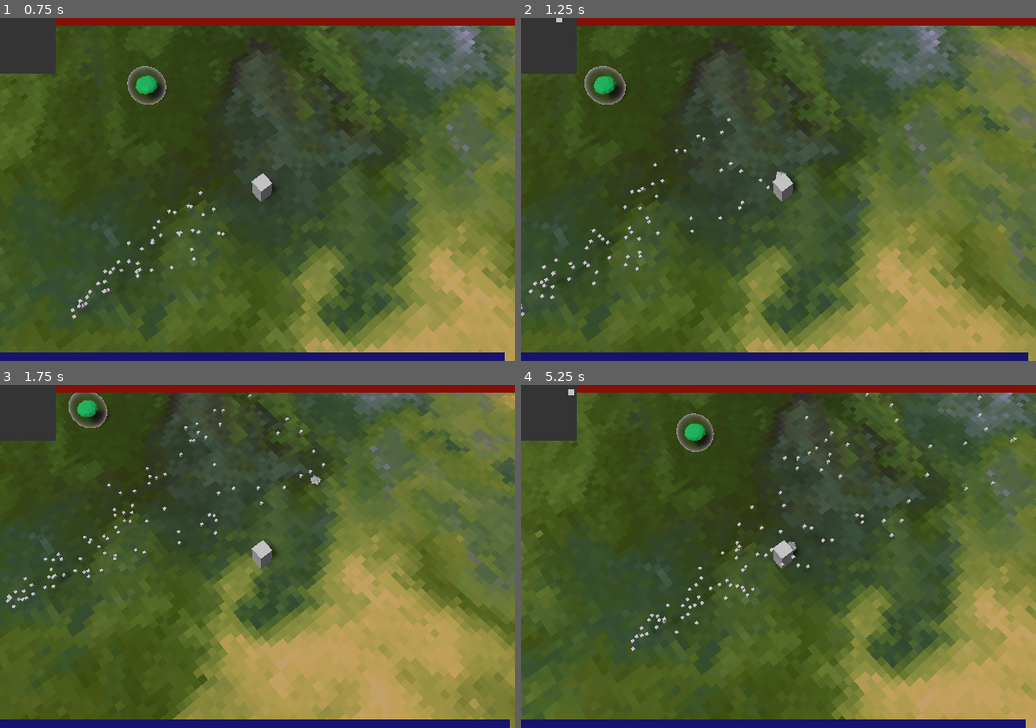
Above: before the commit, frames 1-4 (two rows, left to right).
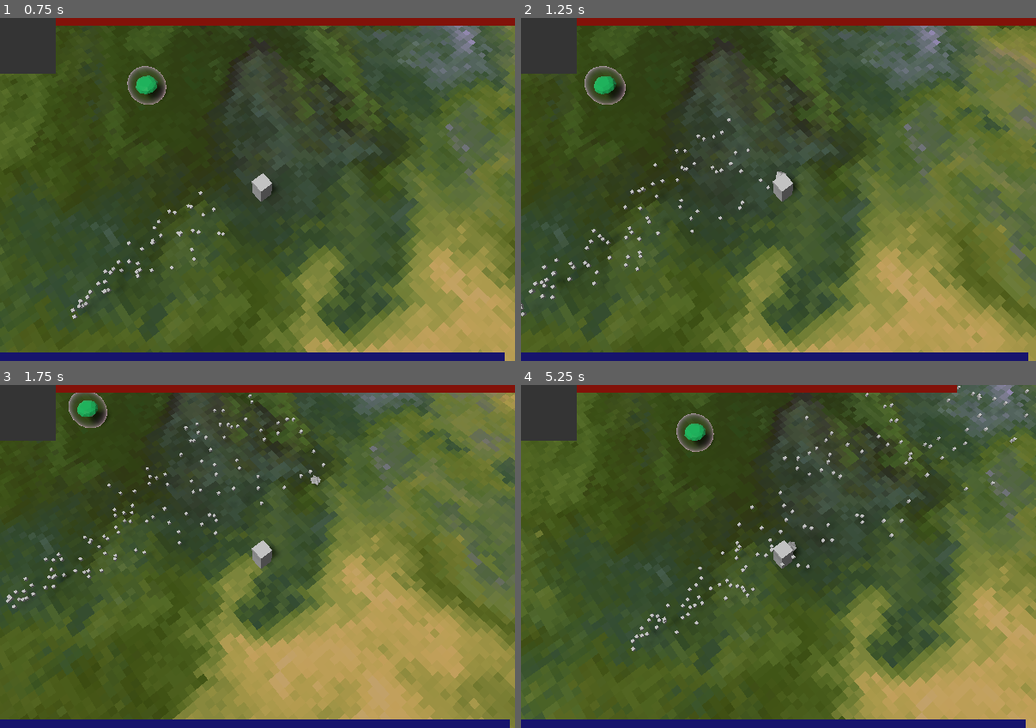
Above: after the commit, the same moments.

Repository: DominicSimone/particle-wizard
Game: Godot game, scene res://main.tscn
Same seed, same stepped clock (60 frames per second), same inputs: the game is played once before the commit and once after it.
Inputs (mouse positions are in pixels of both pictures, inside the frame that each line leads up to):
- Up to frame 1 (0.75 s): move the mouse to (370, 172) at 0.52 s; hold D (move_right) from 0.53 s (still down); click (370, 172) at 0.67 s
- Up to frame 2 (1.25 s): keep holding D (move_right)
- Up to frame 3 (1.75 s): move the mouse to (154, 573) at 1.27 s; release D (move_right) at 1.28 s; hold S (move_backward) from 1.28 s (still down)
- Up to frame 4 (5.25 s): move the mouse to (830, 481) at 2.02 s; release S (move_backward) at 2.03 s; hold D (move_right) 2.03-2.78 s; move the mouse to (752, 625) at 2.77 s; hold W (move_forward) 2.78-3.53 s; click (752, 625) at 2.92 s; move the mouse to (933, 607) at 3.52 s; hold A (move_left) 3.53-5.03 s; move the mouse to (624, 505) at 4.27 s; move the mouse to (804, 556) at 5.02 s; hold S (move_backward) from 5.03 s (still down); click (804, 556) at 5.17 s

Frame 1 is identical in both runs. In frame 2, less than 0.1% of the frame differs, in the area x 6-45%, y 0-57%; in frame 3, 0.1%; in frame 4, 0.5%, in the area x 9-100%, y 0-48%.

Commit message:
Fix for no-reg particle collisions

Diff:
--- a/main.tscn
+++ b/main.tscn
@@ -90,7 +90,7 @@
 shader_param/trail_divisor = 1
 shader_param/gravity = Vector3( 0, -1e-06, 0 )
 shader_param/particle_collider_0 = Plane( 0, 0, 0, 0 )
-shader_param/particle_collider_1 = Plane( 0, 0, 0, 2 )
+shader_param/particle_collider_1 = Plane( 0, 0, 0, 0 )
 shader_param/particle_collider_2 = Plane( 0, 0, 0, 0 )
 shader_param/particle_collider_3 = Plane( 0, 0, 0, 0 )
 shader_param/gravity_point = Plane( 0, -5, 0, 0 )
@@ -288,7 +288,7 @@
 stretch = true
 
 [node name="Viewport" type="Viewport" parent="Control/ViewportContainer"]
-size = Vector2( 8, 8 )
+size = Vector2( 65, 65 )
 transparent_bg = true
 handle_input_locally = false
 hdr = false
--- a/scripts/ParticleCollider.gd
+++ b/scripts/ParticleCollider.gd
@@ -4,7 +4,6 @@
 export var size: float = 1
 
 func _collide(info):
-	print(info)
 	emit_signal("hit", info)
 
 func to_uniform() -> Rect2:
--- a/scripts/ParticleCollisions.gd
+++ b/scripts/ParticleCollisions.gd
@@ -43,24 +43,27 @@
 func getSector(x: int, y: int) -> int:
 	return (y / y_sector_size) * y_sectors + x / x_sector_size
 
-# TODO reading wrong sectors? some overlap between sectors? reading viewport not working as intended
-# it almost seems like the particles arent exactly fitting into a single pixel
+func clear_data():
+	for i in data.size():
+		data[i] = 0
+
 func readViewport() -> Array:
 	var image = get_texture().get_data()
 	var hits: int = 0
 	var cur_sector: int = 0
+	clear_data()
 	image.lock()
 	for x in image.get_width():
 		for y in image.get_height():
-			if getSector(x, y) != cur_sector:
-				data[cur_sector] = hits
-				cur_sector = getSector(x, y)
+			if getSector(x, VP_SIZE - y - 1) != cur_sector:
+				data[cur_sector] += hits
+				cur_sector = getSector(x, VP_SIZE - y - 1)
 				hits = 0
 			var pixel = image.get_pixel(x, y)
 			if pixel.a > 0:
 				hits += 1
+	image.unlock()
 	data[getSector(image.get_width() - 1, image.get_height() - 1)] = hits
-	image.unlock()
 
 	return data
 
--- a/shaders/beam.gdshader
+++ b/shaders/beam.gdshader
@@ -46,8 +46,6 @@
 uniform vec2 sectors = vec2(2, 2);
 
 // Pick a square in the viewport that lies in the sector provided
-// TODO doesn't seem to work when collider radius > 1; all particles go to same sector regardless
-// of collider detected
 vec3 to_viewport(in uint number, in float rand, in int sector) {
 	int x_sector_px_size = vp_size / int(sectors.x);
 	int y_sector_px_size = vp_size / int(sectors.y);
@@ -56,7 +54,7 @@
 	int x = (int(number) % x_sector_px_size) + x_offset;
 	int y = int(rand * float(y_sector_px_size)) + y_offset;
 
-	return vec3(float(x - vp_size / 2) * coord_step, -1, float(y - vp_size / 2) * coord_step);
+	return vec3(float(x - vp_size / 2) * coord_step, -10, float(y - vp_size / 2) * coord_step);
 }
 
 float rand_from_seed(inout uint seed) {
@@ -195,7 +193,7 @@
 	}
 
 	// Gravity point collider (consume particles too close to the center of gravity)
-	if (distance(TRANSFORM[3].xyz, gravity_point.xyz) < coord_step * 2.0) {
+	if (distance(TRANSFORM[3].xyz, gravity_point.xyz) < coord_step * 2.0 && gravity_point.a > 0.0) {
 		ACTIVE = false;
 	}
 
